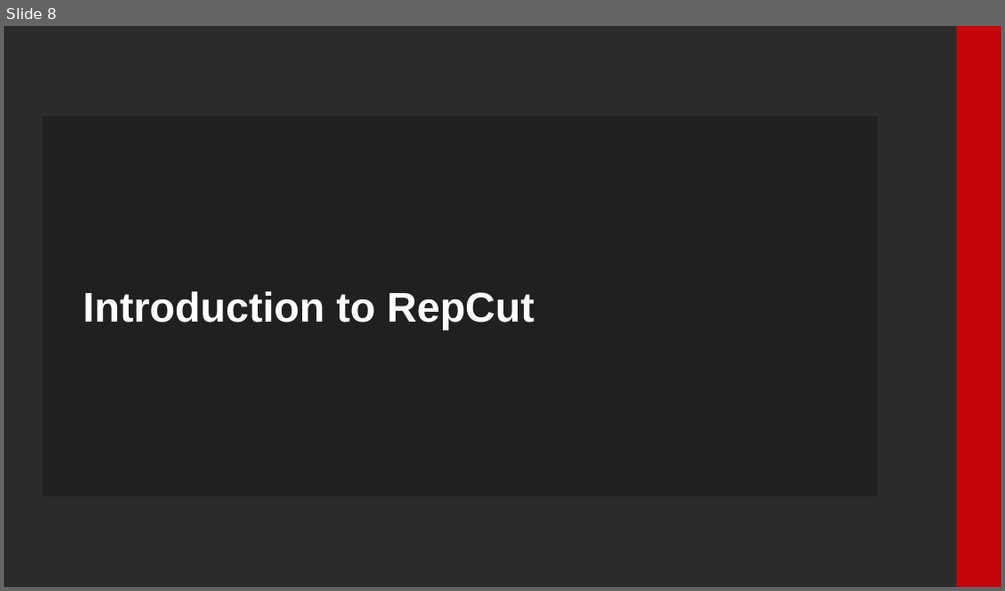
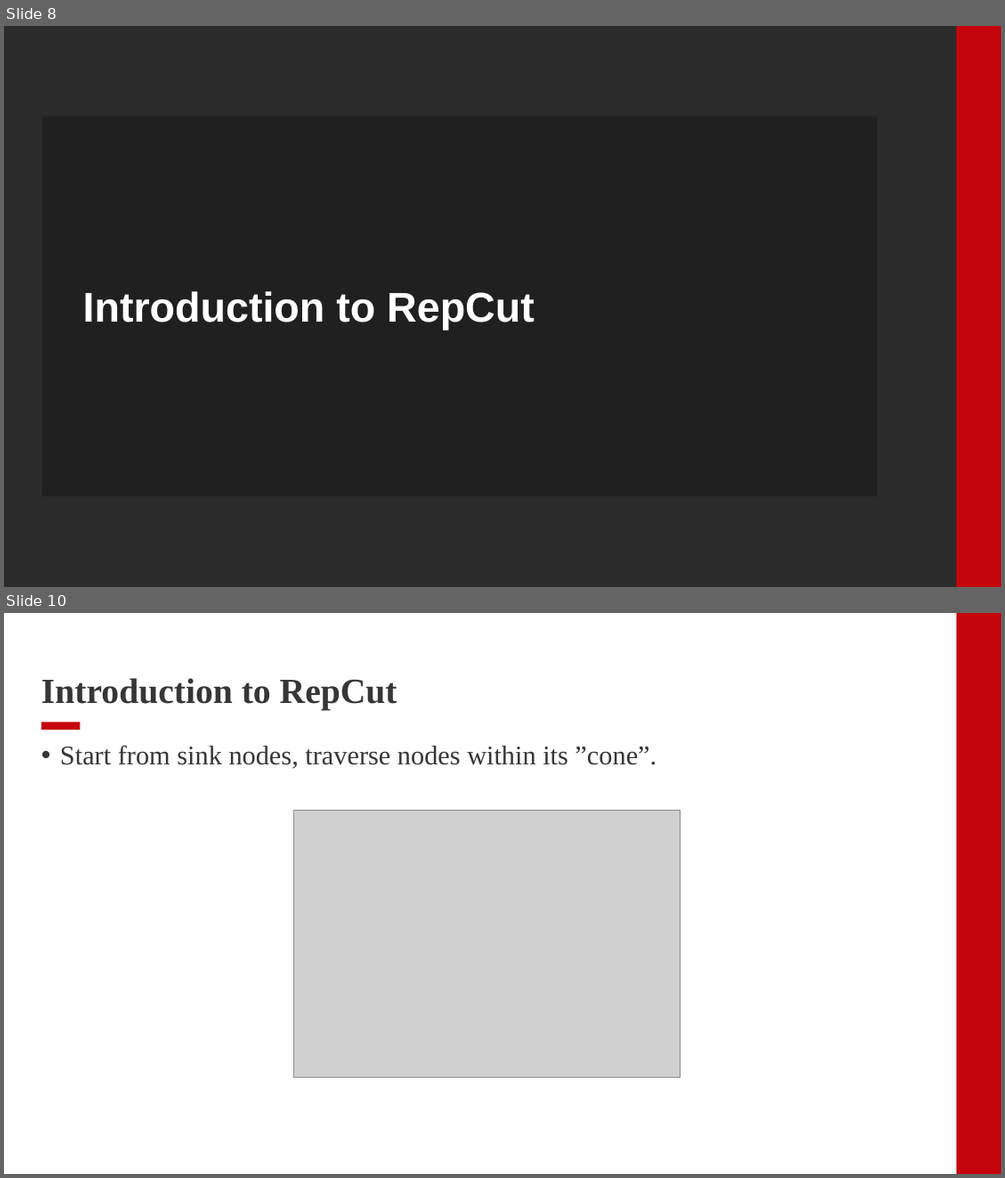
Before and after one commit to Foolock/papers, a slide deck: RepCut/RepCut.pptx. Shown one above the other, each under a label of ours: slide 8 before the commit, slides 8 and 10 after it; the slides between them are not shown. The pictures are 1005x591 and 1005x1178 pixels, drawn with LibreOffice and Linux fonts; fonts in the diff are those of the drawing; grey boxes stand for pictures; background and template pictures are left out; a plain dark background stands for a picture behind light text. Boxes give left, top, right and bottom in pixels: in the first picture for what was removed or moved away, otherwise in the second. Text is boxed around its words. In the diff, an @@ line names an element or a change of style, - is before the commit and + after.

```diff
--- a/RepCut/RepCut.pptx
+++ b/RepCut/RepCut.pptx
@@ slide 10 added at box(4, 613, 1001, 1174), background #FFFFFF; not listed: 1 template element that a slide beside it also shows @@
@@ title added at box(41, 678, 397, 710), 34 pt, text #363636, bold @@
+Introduction to RepCut
@@ rectangle added at box(41, 722, 81, 730), fill #C5050C @@
@@ text added at box(60, 745, 656, 769), 26 pt, text #363636 @@
+• Start from sink nodes, traverse nodes within its ”cone”.
@@ picture added at box(294, 810, 680, 1078) @@
```
Also in this commit, not shown: 1 slide changed, 3 other slides added, 6 slides removed.
